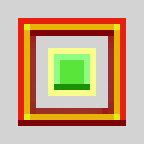
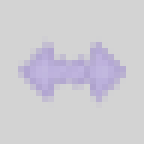
Revision of a layered 144 x 144 image; what changed, layer by layer:
added group "scale in" with 2 layers above "scale down" over [left=18, top=36, right=126, bottom=108]
added layer "Layer 2 copy 6" (1st of 3, in "scale in") (26%) in group "scale in" over [left=18, top=36, right=126, bottom=108]
hid "Vrstva 15" over [left=18, top=18, right=126, bottom=126]
